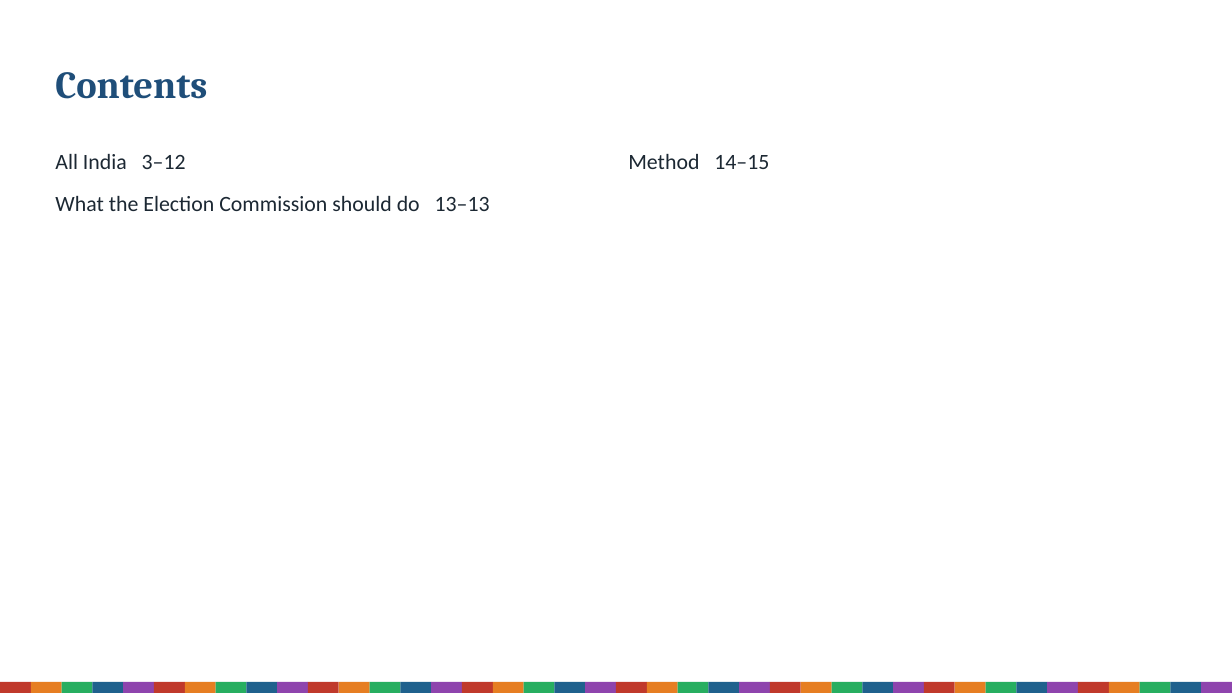
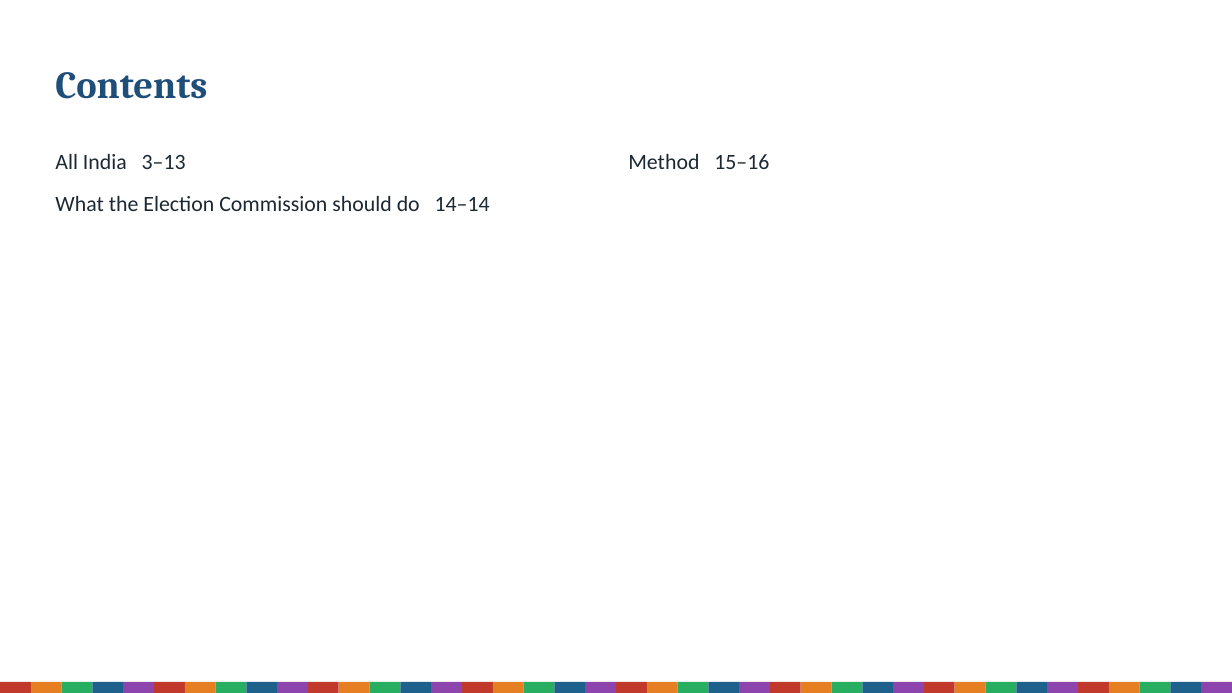
Before and after one commit to Varnasr/INDIA-DATA, a slide deck: slide 2 of reports/sir-india-deck.pptx. Drawn at 1232x693 pixels with LibreOffice and Linux fonts; fonts in the diff are those of the drawing. Boxes give left, top, right and bottom in pixels: in the first picture for what was removed or moved away, otherwise in the second. Text is boxed around its words. In the diff, an @@ line names an element or a change of style, - is before the commit and + after.

```diff
--- a/reports/sir-india-deck.pptx
+++ b/reports/sir-india-deck.pptx
@@ text at (x1=55, y1=154, x2=490, y2=211): text changed @@
-All India 3–12
-What the Election Commission should do 13–13
+All India 3–13
+What the Election Commission should do 14–14
@@ text at (x1=628, y1=154, x2=769, y2=169): text changed @@
-Method 14–15
+Method 15–16
```
Also in this commit, not shown: 10 other slides changed, 1 slide added, 19 other files.
